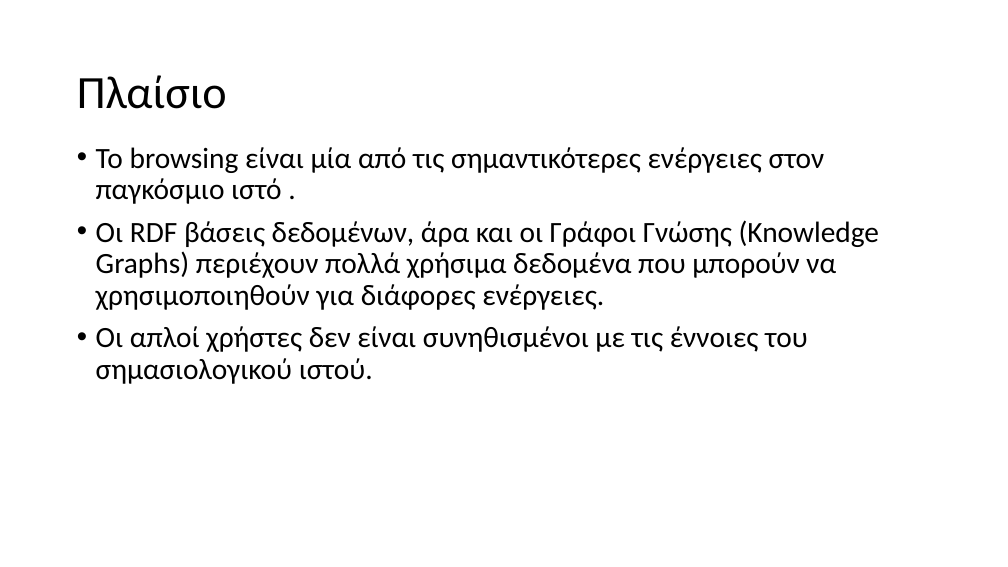
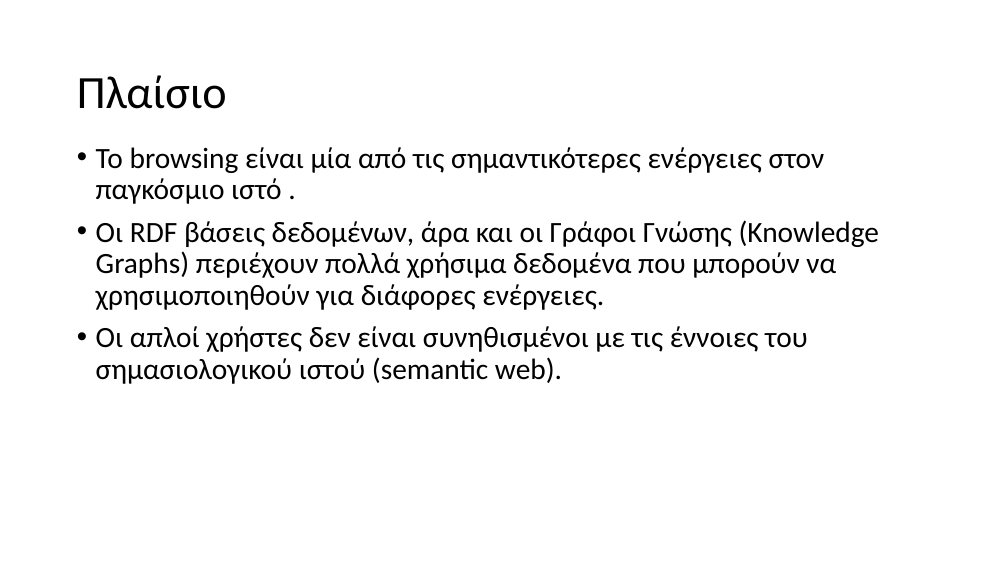
Before and after one commit to MChatzakis/RDFsim, a slide deck: slide 2 of RDFsim/presentation/RDFsim-gr.pptx. Drawn at 1008x567 pixels with LibreOffice and Linux fonts; fonts in the diff are those of the drawing. Boxes give left, top, right and bottom in pixels: in the first picture for what was removed or moved away, otherwise in the second. Text is boxed around its words. In the diff, an @@ line names an element or a change of style, - is before the commit and + after.

```diff
--- a/RDFsim/presentation/RDFsim-gr.pptx
+++ b/RDFsim/presentation/RDFsim-gr.pptx
@@ text at [96, 326, 808, 384]: text changed @@
-• Οι απλοί χρήστες δεν είναι συνηθισμένοι με τις έννοιες του σημασιολογικού ιστού.
+• Οι απλοί χρήστες δεν είναι συνηθισμένοι με τις έννοιες του σημασιολογικού ιστού (semantic web).
```
Also in this commit, not shown: 5 other slides changed, 5 other files.
